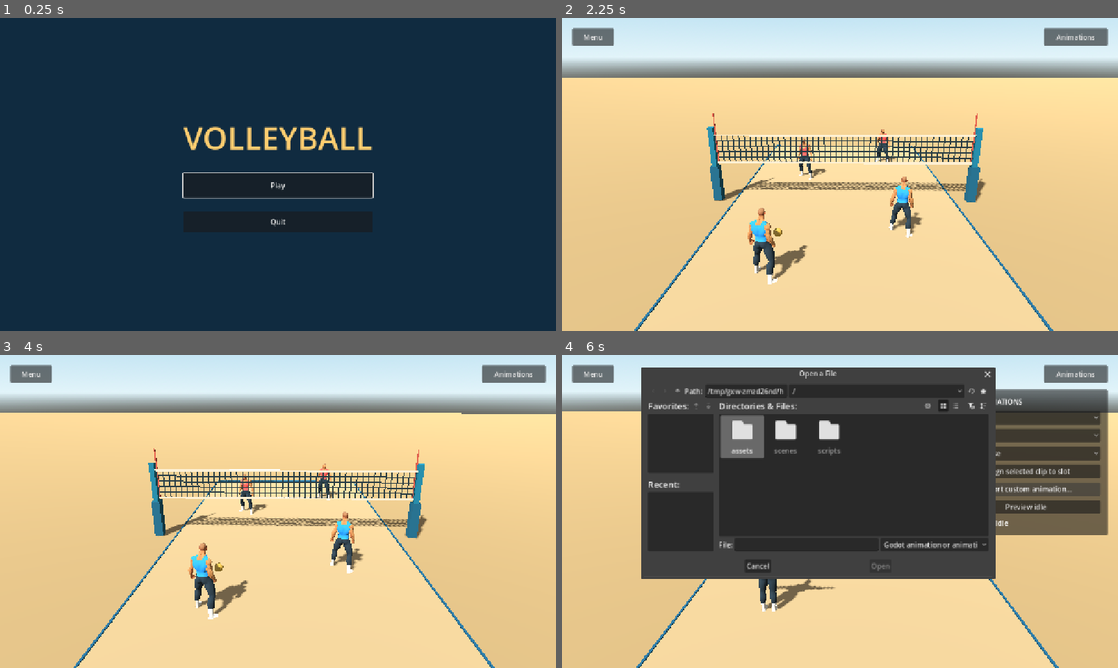
Above: before the commit, frames 1-4 (two rows, left to right).
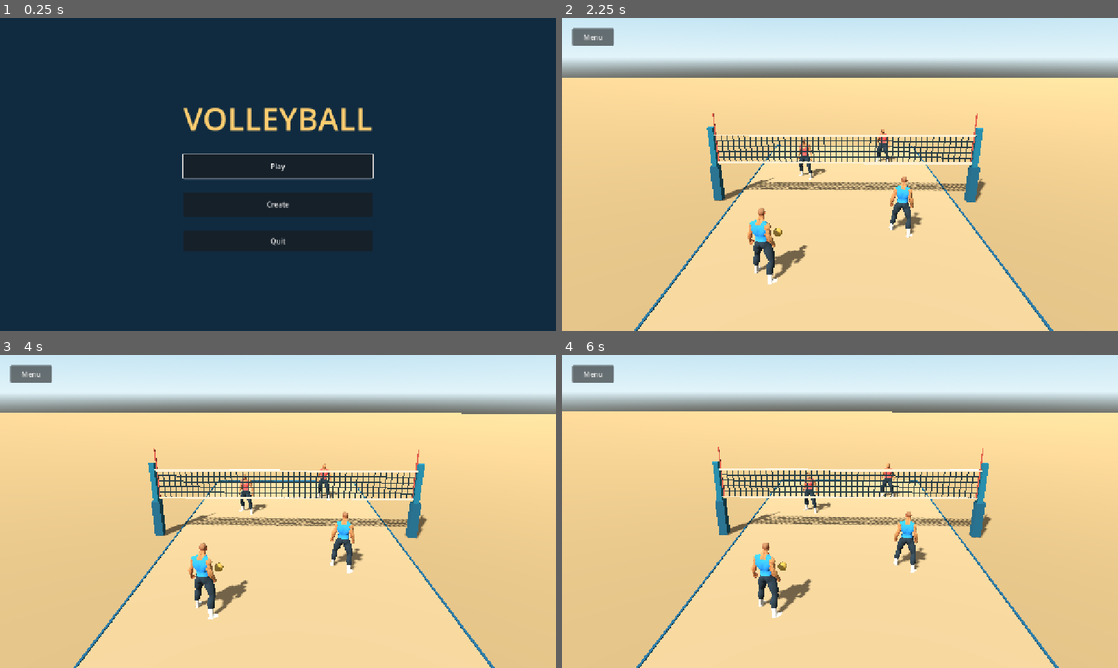
Above: after the commit, the same moments.

Repository: foreandr/volleyball
Game: Godot game, scene res://scenes/main.tscn
Same seed, same stepped clock (60 frames per second), same inputs: the game is played once before the commit and once after it.
Inputs (mouse positions are in pixels of both pictures, inside the frame that each line leads up to):
- Up to frame 1 (0.25 s): no input
- Up to frame 2 (2.25 s): click (840, 205) at 0.5 s, where only the run after the commit has a clickable "Create"; click (1062, 39) at 1.25 s, where only the run after the commit has a clickable "Back to menu"; click "Play" at 2 s
- Up to frame 3 (4 s): click "Menu" at 2.75 s; click "Play" at 3.5 s
- Up to frame 4 (6 s): click (1073, 373) at 4.25 s, where only the run before the commit has a clickable "Animations"; click (1023, 470) at 5 s, where only the run before the commit has a clickable "Assign selected clip to slot"; click (1023, 489) at 5.75 s, where only the run before the commit has a clickable "Import custom animation..."

The runs differ from the first frame. In frame 1, 2.8% of the frame differs, in the area x 32-68%, y 28-73%; in frame 2, 0.7%; in frame 3, 0.7%; in frame 4, 53%, in the area x 14-99%, y 3-84%.

Commit message:
Remove court animation panel and add Create to main menu

Diff:
--- /dev/null
+++ b/scenes/create.tscn
@@ -0,0 +1,12 @@
+[gd_scene load_steps=2 format=3]
+
+[ext_resource type="Script" path="res://scripts/create.gd" id="1"]
+
+[node name="Create" type="Control"]
+layout_mode = 3
+anchors_preset = 15
+anchor_right = 1.0
+anchor_bottom = 1.0
+grow_horizontal = 2
+grow_vertical = 2
+script = ExtResource("1")
--- a/scripts/court.gd
+++ b/scripts/court.gd
@@ -81,9 +81,6 @@
 	back.custom_minimum_size = Vector2(95,40)
 	back.pressed.connect(open_menu)
 	hud.add_child(back)
-	var animations := preload("res://scripts/player_animations.gd").new()
-	animations.players = players
-	hud.add_child(animations)
 
 func material(color: Color) -> StandardMaterial3D:
 	var result := StandardMaterial3D.new()
--- /dev/null
+++ b/scripts/create.gd
@@ -0,0 +1,26 @@
+extends Control
+
+func _ready() -> void:
+	var background := ColorRect.new()
+	background.color = Color("102b40")
+	background.set_anchors_and_offsets_preset(Control.PRESET_FULL_RECT)
+	add_child(background)
+	var title := Label.new()
+	title.text = "CREATE"
+	title.position = Vector2(32,28)
+	title.add_theme_font_size_override("font_size",36)
+	title.add_theme_color_override("font_color",Color("ffce70"))
+	add_child(title)
+	var back := Button.new()
+	back.text = "Back to menu"
+	back.position = Vector2(1050,28)
+	back.custom_minimum_size = Vector2(198,48)
+	back.pressed.connect(open_menu)
+	add_child(back)
+	back.grab_focus()
+
+func open_menu() -> void:
+	get_tree().change_scene_to_file("res://scenes/main.tscn")
+
+func _unhandled_input(event: InputEvent) -> void:
+	if event is InputEventKey and event.pressed and event.keycode == KEY_ESCAPE: open_menu()
--- a/scripts/main.gd
+++ b/scripts/main.gd
@@ -22,6 +22,12 @@
 	play.pressed.connect(func(): get_tree().change_scene_to_file("res://scenes/court.tscn"))
 	column.add_child(play)
 	play.grab_focus()
+	var create := Button.new()
+	create.name = "Create"
+	create.text = "Create"
+	create.custom_minimum_size.y = 56
+	create.pressed.connect(func(): get_tree().change_scene_to_file("res://scenes/create.tscn"))
+	column.add_child(create)
 	var quit := Button.new()
 	quit.text = "Quit"
 	quit.custom_minimum_size.y = 48
--- a/scripts/player_animations.gd
+++ /dev/null
@@ -1,102 +0,0 @@
-extends Control
-var players: Array[Node3D] = []
-var panel: PanelContainer
-var player_picker: OptionButton
-var clip_picker: OptionButton
-var slot_picker: OptionButton
-var status: Label
-var dialog: FileDialog
-var current_clips: PackedStringArray
-const SLOTS := ["idle","run","jump","land","serve","pass","set","spike","block"]
-
-func _ready() -> void:
-	set_anchors_and_offsets_preset(Control.PRESET_FULL_RECT)
-	mouse_filter = Control.MOUSE_FILTER_IGNORE
-	var button := Button.new()
-	button.text = "Animations"
-	button.position = Vector2(1110,24)
-	button.custom_minimum_size = Vector2(146,40)
-	button.pressed.connect(toggle)
-	add_child(button)
-	panel = PanelContainer.new()
-	panel.position = Vector2(880,80)
-	panel.custom_minimum_size = Vector2(376,320)
-	add_child(panel)
-	var margin := MarginContainer.new()
-	for edge in ["left","right","top","bottom"]: margin.add_theme_constant_override("margin_"+edge,16)
-	panel.add_child(margin)
-	var column := VBoxContainer.new()
-	column.add_theme_constant_override("separation",10)
-	margin.add_child(column)
-	var title := Label.new()
-	title.text = "PLAYER ANIMATIONS"
-	column.add_child(title)
-	player_picker = OptionButton.new()
-	for athlete in players: player_picker.add_item(athlete.name)
-	player_picker.item_selected.connect(func(_index): refresh_clips())
-	column.add_child(player_picker)
-	slot_picker = OptionButton.new()
-	for slot in SLOTS: slot_picker.add_item(slot.capitalize()+" slot")
-	column.add_child(slot_picker)
-	clip_picker = OptionButton.new()
-	clip_picker.item_selected.connect(func(index): players[player_picker.selected].play_action(current_clips[index]))
-	column.add_child(clip_picker)
-	var assign := Button.new()
-	assign.text = "Assign selected clip to slot"
-	assign.pressed.connect(assign_selected)
-	column.add_child(assign)
-	var load_clip := Button.new()
-	load_clip.text = "Import custom animation..."
-	load_clip.pressed.connect(func(): dialog.popup_centered(Vector2i(900,600)))
-	column.add_child(load_clip)
-	var reset := Button.new()
-	reset.text = "Preview idle"
-	reset.pressed.connect(func(): players[player_picker.selected].play_action("idle"))
-	column.add_child(reset)
-	status = Label.new()
-	status.text = "Same skeleton as FightLab.
-Custom clips: Godot .tres / .res"
-	status.autowrap_mode = TextServer.AUTOWRAP_WORD_SMART
-	status.custom_minimum_size.x = 340
-	column.add_child(status)
-	dialog = FileDialog.new()
-	dialog.access = FileDialog.ACCESS_FILESYSTEM
-	dialog.file_mode = FileDialog.FILE_MODE_OPEN_FILE
-	dialog.filters = PackedStringArray(["*.tres, *.res ; Godot animation or animation library"])
-	dialog.file_selected.connect(import_clip)
-	add_child(dialog)
-	refresh_clips()
-	panel.hide()
-
-func toggle() -> void:
-	panel.visible = not panel.visible
-
-func refresh_clips() -> void:
-	clip_picker.clear()
-	current_clips = players[player_picker.selected].animator.get_animation_list()
-	for clip in current_clips: clip_picker.add_item(clip)
-
-func assign_selected() -> void:
-	if clip_picker.selected < 0: return
-	var athlete = players[player_picker.selected]
-	var slot: String = SLOTS[slot_picker.selected]
-	var clip: Animation = athlete.animator.get_animation(current_clips[clip_picker.selected])
-	if athlete.install_custom(clip,slot):
-		status.text = "Saved %s: %s" % [athlete.name,slot.capitalize()]
-		refresh_clips()
-
-func import_clip(path: String) -> void:
-	var resource := ResourceLoader.load(path)
-	if resource == null:
-		status.text = "Could not load that animation."
-		return
-	var athlete = players[player_picker.selected]
-	if athlete.install_custom(resource,SLOTS[slot_picker.selected]):
-		status.text = "Custom animation saved for "+str(athlete.name)
-		refresh_clips()
-	else: status.text = "Choose an Animation or AnimationLibrary resource."
-
-func _unhandled_input(event: InputEvent) -> void:
-	if event is InputEventKey and event.pressed and event.keycode == KEY_F1:
-		toggle()
-		get_viewport().set_input_as_handled()
Not shown, removed: scripts/player_animations.gd.uid
